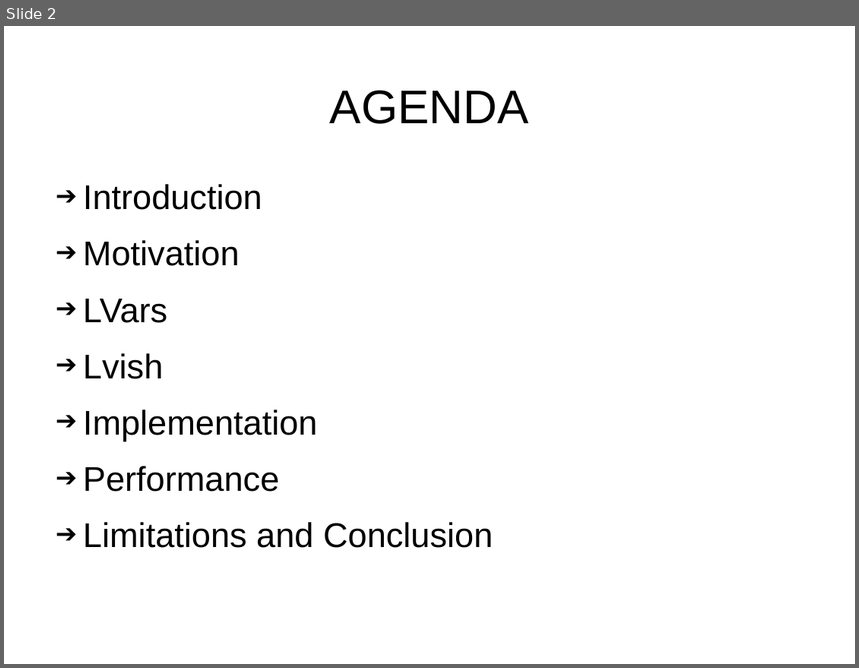
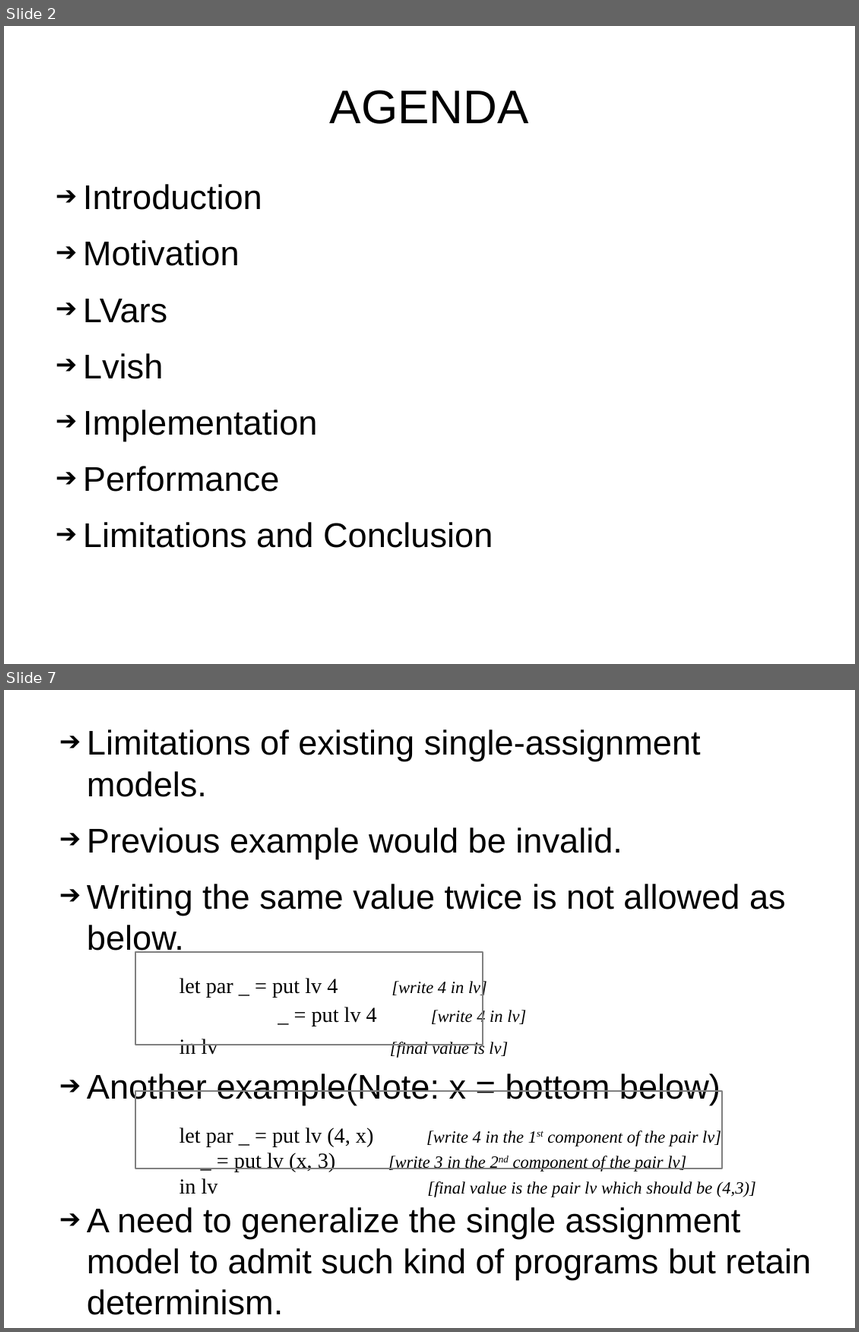
Before and after one commit to sentinel88/Personal, a slide deck: Talk.odp. Shown one above the other, each under a label of ours: slide 2 before the commit, slides 2 and 7 after it; the slides between them are not shown. The pictures are 859x668 and 859x1332 pixels, drawn with LibreOffice and Linux fonts; fonts in the diff are those of the drawing; background and template pictures are left out. Boxes give left, top, right and bottom in pixels: in the first picture for what was removed or moved away, otherwise in the second. Text is boxed around its words. In the diff, an @@ line names an element or a change of style, - is before the commit and + after.

```diff
--- a/Talk.odp
+++ b/Talk.odp
@@ slide 7 added at [4, 690, 855, 1328], background #FFFFFF @@
@@ text added at [87, 730, 811, 1281], 32 pt, text #000000 @@
+➔ Limitations of existing single-assignment models.
+➔ Previous example would be invalid.
+➔ Writing the same value twice is not allowed as below.
+let par _ = put lv 4 [write 4 in lv]
+_ = put lv 4 [write 4 in lv]
+in lv [final value is lv]
+➔ Another example(Note: x = bottom below)
+let par _ = put lv (4, x) [write 4 in the 1st component of the pair lv]
+_ = put lv (x, 3) [write 3 in the 2nd component of the pair lv]
+in lv [final value is the pair lv which should be (4,3)]
+➔ A need to generalize the single assignment model to admit such kind of programs but retain determinism.
@@ rectangle added at [135, 953, 483, 1046], outline #808080 1.5 pt @@
@@ rectangle added at [135, 1091, 722, 1169], outline #808080 1.5 pt @@
```
Also in this commit, not shown: 3 slides changed, 2 other slides added, 1 other file.
